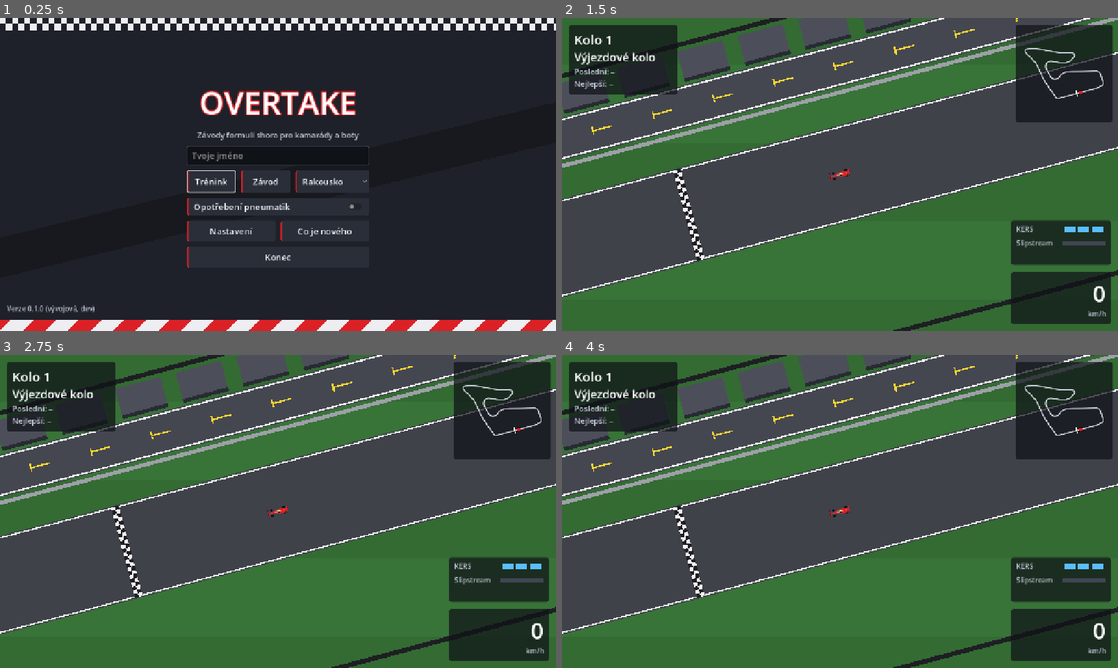
Above: before the commit, frames 1-4 (two rows, left to right).
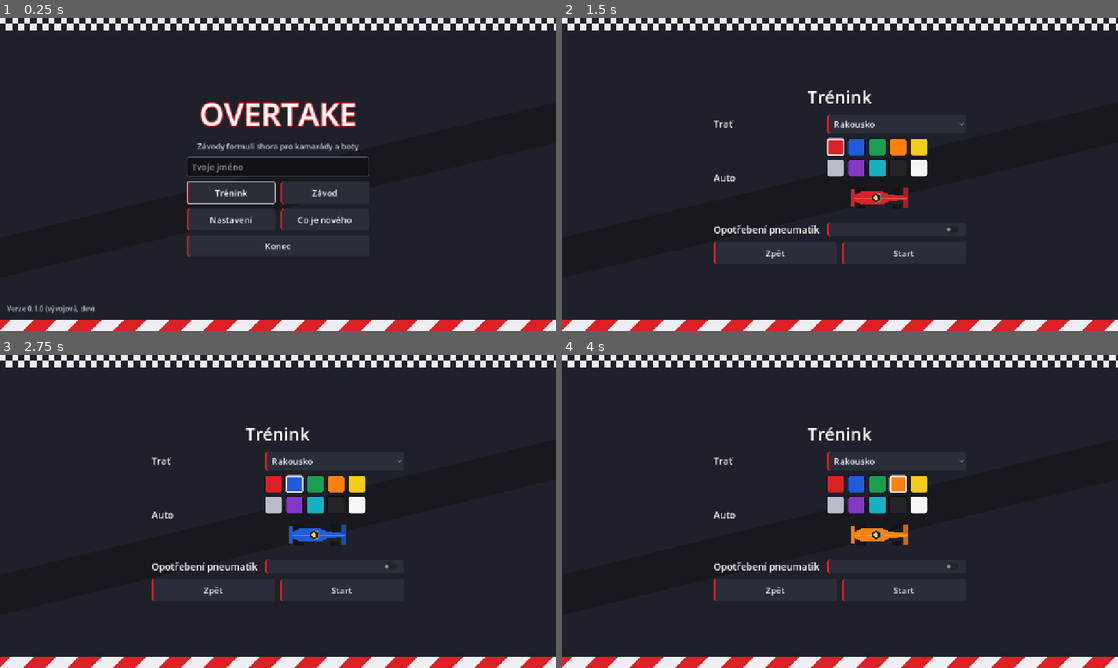
Above: after the commit, the same moments.

Repository: nejhorsiprogramatorsveta/overtake
Game: Godot game, scene res://src/ui/main_menu.tscn
The game is run twice, just before and just after one commit, with the same random seed, the same clock (stepped at 60 frames per second) and the same inputs.
Inputs (mouse positions are in pixels of both pictures, inside the frame that each line leads up to):
- Up to frame 1 (0.25 s): no input
- Up to frame 2 (1.5 s): click "Trénink" at 0.5 s; click (834, 146) at 1.27 s
- Up to frame 3 (2.75 s): click (294, 483) at 2.02 s
- Up to frame 4 (4 s): click (878, 483) at 2.77 s; click (895, 483) at 3.52 s

The runs differ from the first frame. In frame 1, 6.2% of the frame differs, in the area x 33-67%, y 23-80%; in frame 2, 84%; in frame 3, 84%; in frame 4, 84%, in the area x 0-100%, y 0-100%.

Commit message:
feat: session settings screen for practice and race
Trénink and Závod open their own settings screen: track, car colour with a
preview, tyre wear and (race) number of laps; the main menu keeps only the
two buttons. Settings remembers colour and laps.

Co-Authored-By: Claude Opus 5.5 <noreply@anthropic.com>

Diff:
--- a/assets/ui/theme.tres
+++ b/assets/ui/theme.tres
@@ -118,6 +118,11 @@
 OptionButton/styles/hover = SubResource("button_hover")
 OptionButton/styles/normal = SubResource("button_normal")
 OptionButton/styles/pressed = SubResource("button_pressed")
+CheckButton/styles/hover = SubResource("button_hover")
+CheckButton/styles/hover_pressed = SubResource("button_hover")
+CheckButton/styles/normal = SubResource("button_normal")
+CheckButton/styles/pressed = SubResource("button_normal")
+CheckButton/styles/focus = SubResource("focus")
 PanelContainer/styles/panel = SubResource("panel")
 AcceptDialog/styles/panel = SubResource("panel")
 ProgressBar/styles/background = SubResource("field")
--- a/data/changelog.tres
+++ b/data/changelog.tres
@@ -7,5 +7,5 @@
 entries = Array[Dictionary]([{
 "build": 0,
 "version": "",
-"new_keys": PackedStringArray("CHANGELOG_FIRST_VERSION", "CHANGELOG_PRACTICE", "CHANGELOG_CAR_PHYSICS", "CHANGELOG_BP", "CHANGELOG_START", "CHANGELOG_KERS", "CHANGELOG_SLIPSTREAM", "CHANGELOG_TRACK_LIMITS", "CHANGELOG_TYRE_WEAR", "CHANGELOG_PIT", "CHANGELOG_RESULTS")
+"new_keys": PackedStringArray("CHANGELOG_FIRST_VERSION", "CHANGELOG_PRACTICE", "CHANGELOG_CAR_PHYSICS", "CHANGELOG_BP", "CHANGELOG_START", "CHANGELOG_KERS", "CHANGELOG_SLIPSTREAM", "CHANGELOG_TRACK_LIMITS", "CHANGELOG_TYRE_WEAR", "CHANGELOG_PIT", "CHANGELOG_RESULTS", "CHANGELOG_SETUP")
 }])
--- a/localization/translations.csv
+++ b/localization/translations.csv
@@ -7,6 +7,24 @@
 CHANGELOG_CAR_PHYSICS,"Auto brzdí a zatáčí jako formule: při plném brzdění v zatáčce podtáčí, mimo trať ho zpomalí kačírek."
 MENU_PRACTICE,Trénink
 MENU_RACE,Závod
+SETUP_PRACTICE_TITLE,Trénink
+SETUP_RACE_TITLE,Závod
+SETUP_TRACK,Trať
+SETUP_CAR,Auto
+SETUP_TYRE_WEAR,Opotřebení pneumatik
+SETUP_LAPS,Počet kol
+SETUP_START,Start
+COLOR_RED,Červená
+COLOR_BLUE,Modrá
+COLOR_GREEN,Zelená
+COLOR_ORANGE,Oranžová
+COLOR_YELLOW,Žlutá
+COLOR_SILVER,Stříbrná
+COLOR_PURPLE,Fialová
+COLOR_TEAL,Tyrkysová
+COLOR_BLACK,Černá
+COLOR_WHITE,Bílá
+CHANGELOG_SETUP,"Trénink a Závod mají vlastní obrazovku nastavení: trať, barva auta, opotřebení pneumatik a počet kol."
 HUD_LAP_OF,Kolo {lap}/{total}
 HUD_ON_GRID,Na roštu
 HUD_KERS,KERS
@@ -18,7 +36,6 @@
 PIT_LIMITER,Boxy – omezovač rychlosti 80 km/h
 CHANGELOG_PIT,"Pitstop: zajeď do boxové uličky, auto samo zpomalí a zastaví. Zmáčkni Mezerník co nejpozději – zastávka trvá 2 až 4,5 s, nové pneumatiky."
 HUD_TYRES,Pneumatiky
-MENU_TYRE_WEAR,Opotřebení pneumatik
 MENU_TYRE_WEAR_HINT,"Pneumatiky se během jízdy opotřebují: méně přilnavosti a delší brzdění, tabule BP se posouvají dřív."
 CHANGELOG_TYRE_WEAR,"Volitelné opotřebení pneumatik: auto postupně ztrácí přilnavost a brzdy, tvoje tabule BP se posouvají dřív."
 LIMITS_WARNING,Traťové limity {count}/{max}
@@ -53,7 +70,6 @@
 FINISH_PENALTY,Penalizace: +{seconds} s
 CHANGELOG_BP,"Tabule BP před zatáčkami ukazují doporučené místo pro brzdění."
 CHANGELOG_START,"Závod se startem z roštu: pět červených světel, drž plyn a spojku (Mezerník) a po zhasnutí ji pusť. Předčasný start = +5 s."
-MENU_PRACTICE_TRACK,Trať pro trénink
 TRACK_AUSTRIA_NAME,Rakousko
 HUD_LAP,Kolo {lap}
 HUD_OUT_LAP,Výjezdové kolo
--- a/src/autoload/settings.gd
+++ b/src/autoload/settings.gd
@@ -9,6 +9,9 @@
 var practice_track := ""
 ## Tyre wear in offline sessions (the host chooses it for online races, M4).
 var tyre_wear := false
+## Car colour (CarColors index) and laps of an offline race.
+var car_color := 0
+var race_laps := 5
 
 
 func _ready() -> void:
@@ -19,6 +22,8 @@
 	player_name = str(config.get_value("player", "name", ""))
 	practice_track = str(config.get_value("practice", "track", ""))
 	tyre_wear = bool(config.get_value("practice", "tyre_wear", false))
+	car_color = clampi(int(config.get_value("player", "car_color", 0)), 0, CarColors.COLORS.size() - 1)
+	race_laps = clampi(int(config.get_value("practice", "race_laps", 5)), 1, 30)
 	# Rebound controls (settings screen); unknown or broken values keep the defaults.
 	var controls := {}
 	if config.has_section("controls"):
@@ -32,6 +37,8 @@
 	config.set_value("player", "name", player_name)
 	config.set_value("practice", "track", practice_track)
 	config.set_value("practice", "tyre_wear", tyre_wear)
+	config.set_value("practice", "race_laps", race_laps)
+	config.set_value("player", "car_color", car_color)
 	config.set_value("meta", "controls_version", KeyBindings.VERSION)
 	var controls := KeyBindings.serialize()
 	for action: String in controls:
--- /dev/null
+++ b/src/car/car_colors.gd
@@ -0,0 +1,16 @@
+class_name CarColors
+## Car colours to choose from (plain colours, no real team liveries). Bots take the others.
+
+const COLORS: Array[Color] = [
+	Color(0.86, 0.13, 0.15), Color(0.12, 0.36, 0.86), Color(0.1, 0.62, 0.32), Color(1.0, 0.5, 0.05),
+	Color(0.96, 0.8, 0.1), Color(0.72, 0.74, 0.78), Color(0.52, 0.22, 0.78), Color(0.08, 0.7, 0.76),
+	Color(0.14, 0.14, 0.16), Color(0.96, 0.96, 0.96),
+]
+const NAME_KEYS: Array[String] = [
+	"COLOR_RED", "COLOR_BLUE", "COLOR_GREEN", "COLOR_ORANGE", "COLOR_YELLOW",
+	"COLOR_SILVER", "COLOR_PURPLE", "COLOR_TEAL", "COLOR_BLACK", "COLOR_WHITE",
+]
+
+
+static func color(index: int) -> Color:
+	return COLORS[clampi(index, 0, COLORS.size() - 1)]
--- a/src/race/race_controller.gd
+++ b/src/race/race_controller.gd
@@ -1,7 +1,7 @@
 class_name RaceController
 extends Node2D
 ## Offline session on the chosen track: PRACTICE = rolling start and endless timed laps;
-## RACE = grid, start lights with the clutch, RaceRules.laps laps, results. Every driver is a
+## RACE = grid, start lights with the clutch, the chosen number of laps, results. Every driver is a
 ## Racer (M3 adds bots next to the player). BP boards, KERS, slipstream, track limits, tyre wear
 ## and the pit lane (autopilot + Space minigame) as in PLAN.md B.
 ## Physics runs at 60 Hz in _physics_process; drawing is smoothed by physics interpolation.
@@ -11,7 +11,6 @@
 const MENU_PATH := "res://src/ui/main_menu.tscn"
 const TUNING_PATH := "res://data/car/car_tuning.tres"
 const RULES_PATH := "res://data/race/race_rules.tres"
-const PLAYER_COLOR := Color(0.86, 0.13, 0.15)
 ## The practice car starts this far before the line, so the first crossing starts lap 1.
 const START_BEHIND_LINE := 40.0
 ## Results appear this long after the player crosses the line.
@@ -40,6 +39,8 @@
 var race_time := 0.0
 ## Set when the first car finishes: everyone else finishes at their next line crossing.
 var leader_finished := false
+## Laps of this race (chosen in the session settings).
+var total_laps := 5
 
 
 func _ready() -> void:
@@ -47,6 +48,7 @@
 	track = TrackCatalog.get_track(Settings.practice_track)
 	tuning = load(TUNING_PATH)
 	rules = load(RULES_PATH)
+	total_laps = Settings.race_laps
 	var track_view := TrackView.new()
 	add_child(track_view)
 	track_view.setup(track)
@@ -59,9 +61,10 @@
 	if mode == Mode.RACE:
 		start = RaceStart.new(rules, randi())
 	var player_name := Settings.player_name if not Settings.player_name.is_empty() else tr("PLAYER_DEFAULT_NAME")
-	me = _add_racer(player_name, PLAYER_COLOR, true)
+	var player_color := CarColors.color(Settings.car_color)
+	me = _add_racer(player_name, player_color, true)
 	player = me.car
-	pit_view.setup(pit_lane, 0, PLAYER_COLOR)
+	pit_view.setup(pit_lane, 0, player_color)
 	add_child(camera)
 	camera.target = player
 	camera.make_current()
@@ -142,7 +145,7 @@
 func _on_lap_completed(_lap_time: float, racer: Racer) -> void:
 	if mode != Mode.RACE or racer.finished:
 		return
-	if racer.laps.laps >= rules.laps or leader_finished:
+	if racer.laps.laps >= total_laps or leader_finished:
 		racer.finished = true
 		racer.finish_time = racer.laps.last_crossing
 		leader_finished = true
@@ -177,7 +180,7 @@
 	hud.show_speed(player.speed_kmh())
 	hud.kers_gauge.show_state(player.kers.uses_left, tuning.kers_uses,
 			player.kers.active_left / tuning.kers_duration, player.state.tow)
-	var total := rules.laps if mode == Mode.RACE else 0
+	var total := total_laps if mode == Mode.RACE else 0
 	var status := ""
 	if start and not start.lights_out():
 		status = tr("HUD_ON_GRID")
--- a/src/ui/main_menu.gd
+++ b/src/ui/main_menu.gd
@@ -1,15 +1,13 @@
 extends Control
-## Main menu: practice or a solo race with a standing start on a chosen track, settings, "Co je nového", quit, version and the
+## Main menu: practice or race (each opens the session settings screen), settings, "Co je nového", quit, version and the
 ## in-game updater. Host/join comes with M4.
 
 const SETTINGS_PATH := "res://src/ui/settings_screen.tscn"
-const RACE_PATH := "res://src/race/race.tscn"
+const SETUP_PATH := "res://src/ui/session_setup.tscn"
 
 @onready var _name_edit: LineEdit = %NameEdit
 @onready var _practice_button: Button = %PracticeButton
 @onready var _race_button: Button = %RaceButton
-@onready var _track_option: OptionButton = %TrackOption
-@onready var _tyre_wear_check: CheckButton = %TyreWearCheck
 @onready var _changelog_button: Button = %ChangelogButton
 @onready var _settings_button: Button = %SettingsButton
 @onready var _quit_button: Button = %QuitButton
@@ -32,8 +30,6 @@
 	_version_label.text = tr("MENU_VERSION").format({"version": BuildInfo.display_string()})
 	_name_edit.max_length = 16
 	_name_edit.text = Settings.player_name
-	_fill_track_option()
-	_tyre_wear_check.button_pressed = Settings.tyre_wear
 	_practice_button.pressed.connect(_open_race.bind(RaceController.Mode.PRACTICE))
 	_race_button.pressed.connect(_open_race.bind(RaceController.Mode.RACE))
 	_changelog_button.pressed.connect(_on_changelog_pressed)
@@ -104,24 +100,13 @@
 	_update_panel.show()
 
 
+## Trénink / Závod open the session settings (user 2026-11-22: a separate screen).
 func _open_race(mode: RaceController.Mode) -> void:
 	_remember_inputs()
 	RaceController.next_mode = mode
-	get_tree().change_scene_to_file(RACE_PATH)
-
-
-func _fill_track_option() -> void:
-	var chosen := TrackCatalog.id_or_default(Settings.practice_track)
-	for id in TrackCatalog.ids():
-		_track_option.add_item(tr(TrackCatalog.NAME_KEYS[id]))
-		_track_option.set_item_metadata(_track_option.item_count - 1, id)
-		if id == chosen:
-			_track_option.select(_track_option.item_count - 1)
+	get_tree().change_scene_to_file(SETUP_PATH)
 
 
 func _remember_inputs() -> void:
 	Settings.player_name = _name_edit.text.strip_edges()
-	Settings.tyre_wear = _tyre_wear_check.button_pressed
-	if _track_option.selected >= 0:
-		Settings.practice_track = str(_track_option.get_item_metadata(_track_option.selected))
 	Settings.save()
--- a/src/ui/main_menu.tscn
+++ b/src/ui/main_menu.tscn
@@ -74,18 +74,6 @@
 layout_mode = 2
 size_flags_horizontal = 3
 text = "MENU_RACE"
-
-[node name="TrackOption" type="OptionButton" parent="Center/Column/PracticeRow"]
-unique_name_in_owner = true
-custom_minimum_size = Vector2(170, 52)
-layout_mode = 2
-tooltip_text = "MENU_PRACTICE_TRACK"
-
-[node name="TyreWearCheck" type="CheckButton" parent="Center/Column"]
-unique_name_in_owner = true
-layout_mode = 2
-text = "MENU_TYRE_WEAR"
-tooltip_text = "MENU_TYRE_WEAR_HINT"
 
 [node name="ExtraRow" type="HBoxContainer" parent="Center/Column"]
 layout_mode = 2
--- /dev/null
+++ b/src/ui/session_setup.gd
@@ -0,0 +1,145 @@
+extends Control
+## Settings of an offline session, opened from the menu by "Trénink" or "Závod"
+## (user 2026-11-22): track, car colour (with a preview), tyre wear and, for a race, the
+## number of laps. Bots (count, difficulty) are added in M3. Built in code; Esc = back.
+
+const MENU_PATH := "res://src/ui/main_menu.tscn"
+const RACE_PATH := "res://src/race/race.tscn"
+const SWATCH := Vector2(40, 40)
+
+var _track_option := OptionButton.new()
+var _tyre_check := CheckButton.new()
+var _laps_spin := SpinBox.new()
+var _swatches: Array[Button] = []
+var _preview := CarView.new()
+var _color_index := 0
+
+
+func _ready() -> void:
+	set_anchors_and_offsets_preset(Control.PRESET_FULL_RECT)
+	add_child(MenuBackground.new())
+	var race := RaceController.next_mode == RaceController.Mode.RACE
+	var center := CenterContainer.new()
+	center.set_anchors_and_offsets_preset(Control.PRESET_FULL_RECT)
+	add_child(center)
+	var column := VBoxContainer.new()
+	column.custom_minimum_size = Vector2(560, 0)
+	column.add_theme_constant_override("separation", 14)
+	center.add_child(column)
+	var title := Label.new()
+	title.text = "SETUP_RACE_TITLE" if race else "SETUP_PRACTICE_TITLE"
+	title.horizontal_alignment = HORIZONTAL_ALIGNMENT_CENTER
+	title.add_theme_font_size_override("font_size", 40)
+	column.add_child(title)
+
+	var grid := GridContainer.new()
+	grid.columns = 2
+	grid.add_theme_constant_override("h_separation", 18)
+	grid.add_theme_constant_override("v_separation", 12)
+	column.add_child(grid)
+	grid.add_child(_label("SETUP_TRACK"))
+	for id in TrackCatalog.ids():
+		_track_option.add_item(tr(TrackCatalog.NAME_KEYS[id]))
+		_track_option.set_item_metadata(_track_option.item_count - 1, id)
+		if id == TrackCatalog.id_or_default(Settings.practice_track):
+			_track_option.select(_track_option.item_count - 1)
+	_track_option.custom_minimum_size = Vector2(320, 42)
+	grid.add_child(_track_option)
+
+	grid.add_child(_label("SETUP_CAR"))
+	var car_box := VBoxContainer.new()
+	grid.add_child(car_box)
+	var swatches := GridContainer.new()
+	swatches.columns = 5
+	swatches.add_theme_constant_override("h_separation", 8)
+	swatches.add_theme_constant_override("v_separation", 8)
+	car_box.add_child(swatches)
+	for i in CarColors.COLORS.size():
+		var swatch := Button.new()
+		swatch.custom_minimum_size = SWATCH
+		swatch.tooltip_text = CarColors.NAME_KEYS[i]
+		swatch.pressed.connect(_select_color.bind(i))
+		swatches.add_child(swatch)
+		_swatches.append(swatch)
+	var preview_box := Control.new()
+	preview_box.custom_minimum_size = Vector2(240, 90)
+	car_box.add_child(preview_box)
+	_preview.position = Vector2(120, 45)
+	_preview.scale = Vector2.ONE * 26.0
+	preview_box.add_child(_preview)
+
+	grid.add_child(_label("SETUP_TYRE_WEAR"))
+	_tyre_check.button_pressed = Settings.tyre_wear
+	_tyre_check.tooltip_text = "MENU_TYRE_WEAR_HINT"
+	grid.add_child(_tyre_check)
+
+	if race:
+		grid.add_child(_label("SETUP_LAPS"))
+		_laps_spin.min_value = 1
+		_laps_spin.max_value = 30
+		_laps_spin.value = Settings.race_laps
+		_laps_spin.custom_minimum_size = Vector2(140, 40)
+		grid.add_child(_laps_spin)
+
+	var buttons := HBoxContainer.new()
+	buttons.add_theme_constant_override("separation", 12)
+	column.add_child(buttons)
+	var back := Button.new()
+	back.text = "SETTINGS_BACK"
+	back.custom_minimum_size = Vector2(0, 50)
+	back.size_flags_horizontal = Control.SIZE_EXPAND_FILL
+	back.pressed.connect(_go_back)
+	buttons.add_child(back)
+	var start := Button.new()
+	start.text = "SETUP_START"
+	start.custom_minimum_size = Vector2(0, 50)
+	start.size_flags_horizontal = Control.SIZE_EXPAND_FILL
+	start.pressed.connect(_start)
+	buttons.add_child(start)
+	_select_color(clampi(Settings.car_color, 0, CarColors.COLORS.size() - 1))
+	start.grab_focus()
+
+
+func _unhandled_input(event: InputEvent) -> void:
+	if event.is_action_pressed(&"ui_cancel"):
+		_go_back()
+
+
+func _select_color(index: int) -> void:
+	_color_index = index
+	for i in _swatches.size():
+		var style := StyleBoxFlat.new()
+		style.bg_color = CarColors.COLORS[i]
+		style.set_corner_radius_all(4)
+		style.set_border_width_all(3 if i == index else 1)
+		style.border_color = Color.WHITE if i == index else Color(0, 0, 0, 0.6)
+		for state in ["normal", "hover", "pressed", "focus"]:
+			_swatches[i].add_theme_stylebox_override(state, style)
+	_preview.body_color = CarColors.color(index)
+	_preview.queue_redraw()
+
+
+func _save() -> void:
+	Settings.practice_track = str(_track_option.get_item_metadata(_track_option.selected))
+	Settings.tyre_wear = _tyre_check.button_pressed
+	Settings.car_color = _color_index
+	if RaceController.next_mode == RaceController.Mode.RACE:
+		Settings.race_laps = int(_laps_spin.value)
+	Settings.save()
+
+
+func _start() -> void:
+	_save()
+	get_tree().change_scene_to_file(RACE_PATH)
+
+
+func _go_back() -> void:
+	_save()
+	get_tree().change_scene_to_file(MENU_PATH)
+
+
+func _label(key: String) -> Label:
+	var label := Label.new()
+	label.text = key
+	label.add_theme_font_size_override("font_size", 22)
+	return label
--- /dev/null
+++ b/src/ui/session_setup.tscn
@@ -0,0 +1,12 @@
+[gd_scene format=3]
+
+[ext_resource type="Script" path="res://src/ui/session_setup.gd" id="1"]
+
+[node name="SessionSetup" type="Control"]
+layout_mode = 3
+anchors_preset = 15
+anchor_right = 1.0
+anchor_bottom = 1.0
+grow_horizontal = 2
+grow_vertical = 2
+script = ExtResource("1")
Not shown, added: src/car/car_colors.gd.uid
Not shown, added: src/ui/session_setup.gd.uid
Not shown, changed: CLAUDE.md
Not shown, changed: docs/ARCHITECTURE.md
Not shown, changed: docs/PLAN.md
